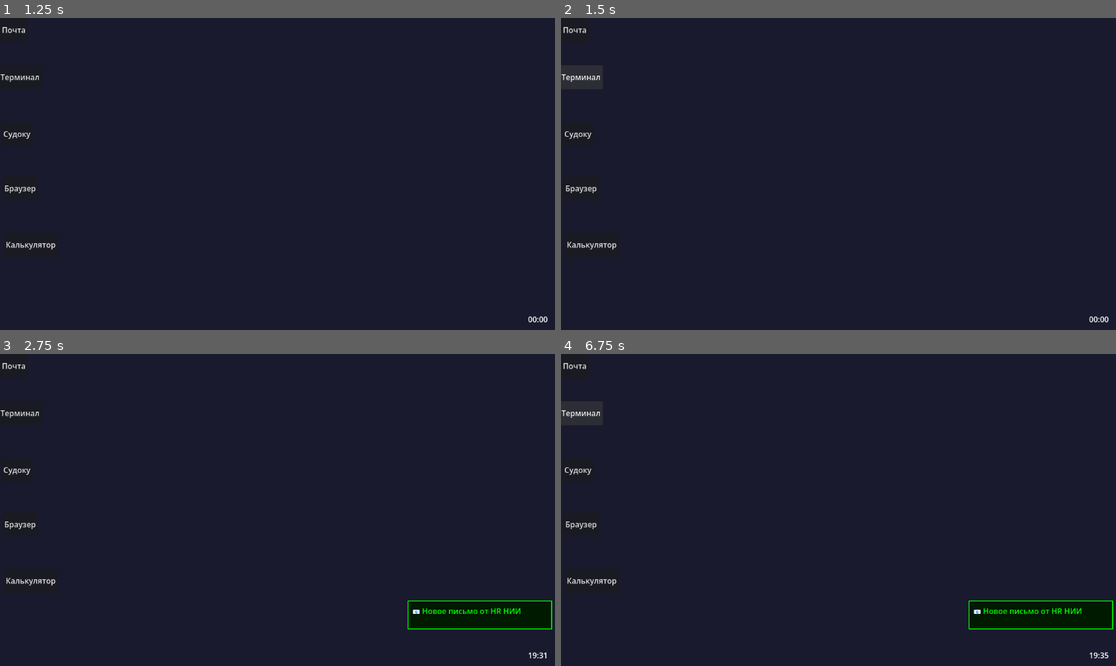
Above: before the commit, frames 1-4 (two rows, left to right).
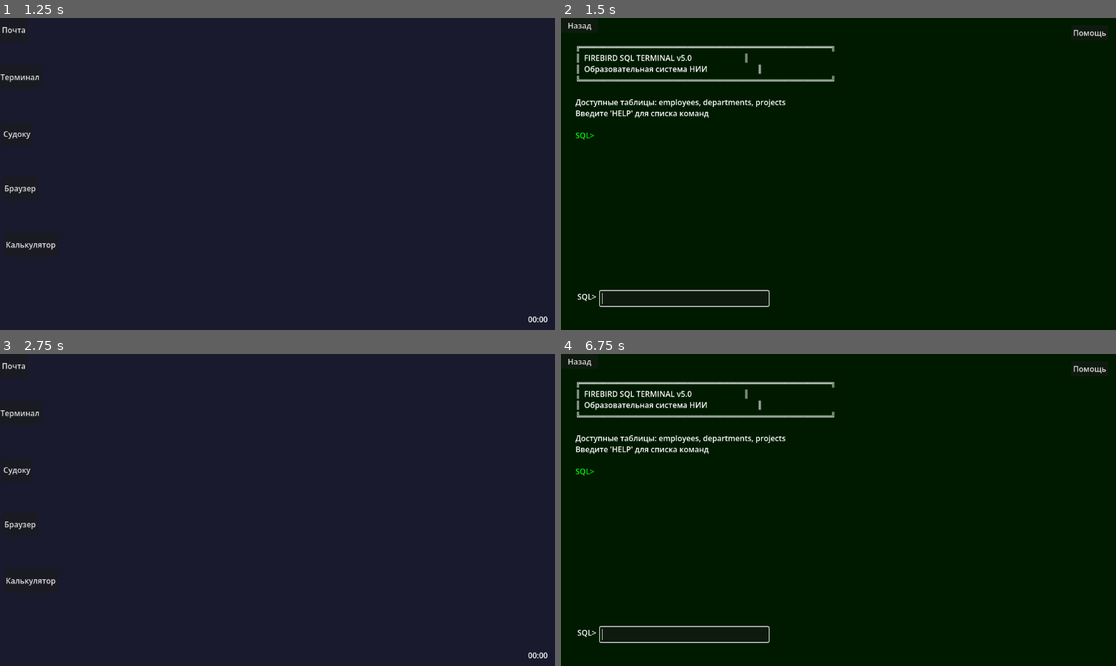
Above: after the commit, the same moments.

Repository: shabalingv-rgb/firebird-protocol
Game: Godot game, scene res://scenes/main_menu/main_menu.tscn.tscn
Two runs of this game, one before a commit and one after it. Both use one fixed random seed, a clock stepped at 60 frames per second and the inputs below.
Inputs (mouse positions are in pixels of both pictures, inside the frame that each line leads up to):
- Up to frame 1 (1.25 s): click "НОВАЯ ИГРА" at 0.5 s
- Up to frame 2 (1.5 s): click "Терминал" at 1.25 s
- Up to frame 3 (2.75 s): click (16, 360) at 2 s, where only the run after the commit has a clickable "Назад"
- Up to frame 4 (6.75 s): click "Почта" at 2.75 s; click "Судоку" at 3.5 s; click "Браузер" at 4.25 s; click "Калькулятор" at 5 s; click "Почта" at 5.75 s; click "Терминал" at 6.5 s

Frame 1 is identical in both runs. In frame 2, 100% of the frame differs, in the area x 0-100%, y 0-100%; in frame 3, 2.5%; in frame 4, 98%.

Commit message:
allowed terminal with desktop
Соединил Рабочий стол и терминал - теперь между ними можно нормально переключатся.

Diff:
--- a/scenes/desktop/desktop.gd
+++ b/scenes/desktop/desktop.gd
@@ -77,7 +77,7 @@
 
 func _open_terminal():
 	print("Открытие терминала...")
-	# get_tree().change_scene_to_file("res://scenes/terminal/terminal.tscn")
+	get_tree().change_scene_to_file("res://scenes/terminal/terminal.tscn")
 
 func _open_sudoku():
 	print("Запуск Sudoku...")
--- a/scenes/terminal/terminal.gd
+++ b/scenes/terminal/terminal.gd
@@ -28,11 +28,13 @@
 @onready var terminal_output = $TerminalOutput
 @onready var terminal_input = $TerminalInput
 @onready var help_button = $HelpButton
+@onready var back_button = $BackButton
 
 func _ready():
 	# Подключаем сигналы
 	terminal_input.text_submitted.connect(_on_input_submitted)
 	help_button.pressed.connect(_show_help)
+	back_button.pressed.connect(_on_back_pressed)
 
 	# Приветственное сообщение
 	welcome_message()
@@ -261,3 +263,6 @@
 	while text.length() < length:
 		text += " "
 	return text
+
+func _on_back_pressed():
+	get_tree().change_scene_to_file("res://scenes/desktop/desktop.tscn")
--- a/scenes/terminal/terminal.tscn
+++ b/scenes/terminal/terminal.tscn
@@ -31,7 +31,7 @@
 layout_mode = 0
 offset_left = 81.0
 offset_top = 567.0
-offset_right = 331.0
+offset_right = 431.0
 offset_bottom = 598.0
 
 [node name="CommandPrompt" type="Label" parent="." unique_id=1439481237]
@@ -49,3 +49,9 @@
 offset_right = 1136.0
 offset_bottom = 46.0
 text = "Помощь"
+
+[node name="BackButton" type="Button" parent="." unique_id=1809079149]
+layout_mode = 0
+offset_right = 77.0
+offset_bottom = 31.0
+text = "Назад"
